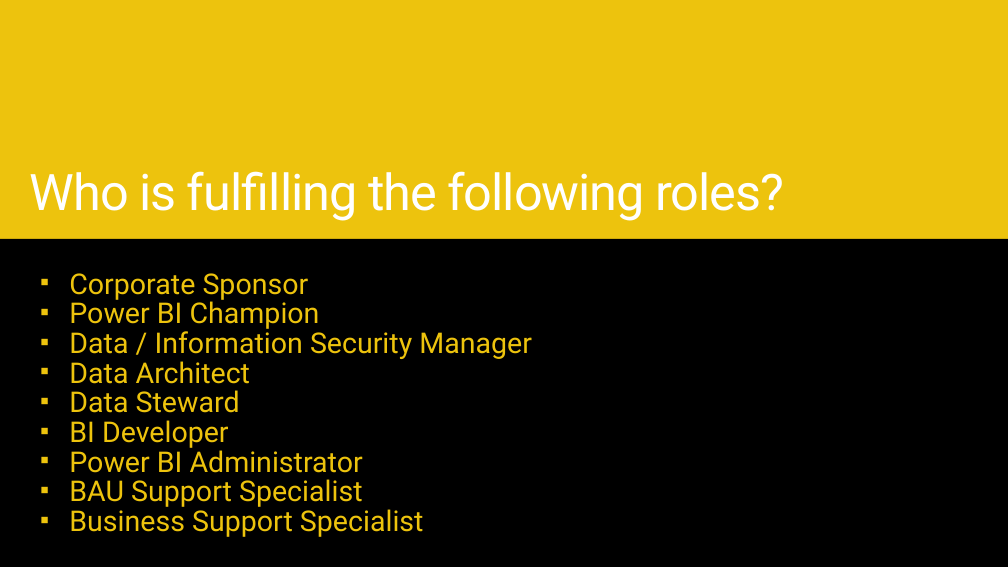
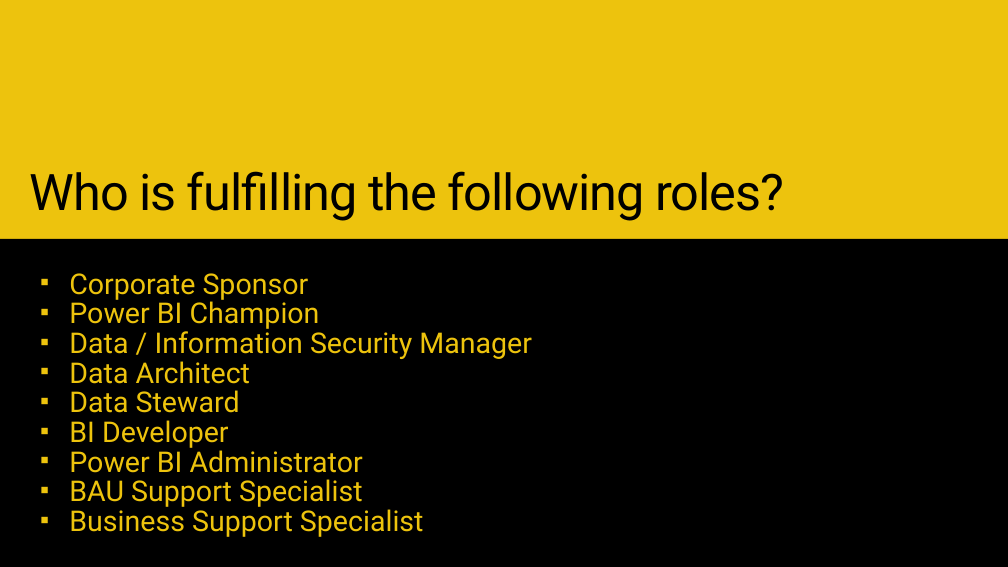
Before and after one commit to pbiaf/powerbiadoption, a slide deck: slide 11 of 1. Power BI Adoption/1.3 Power BI Adoption - Key Roles.pptx. Drawn at 1008x567 pixels with LibreOffice and Linux fonts; fonts in the diff are those of the drawing; background and template pictures are left out. Boxes give left, top, right and bottom in pixels: in the first picture for what was removed or moved away, otherwise in the second. Text is boxed around its words. In the diff, an @@ line names an element or a change of style, - is before the commit and + after.

```diff
--- a/1. Power BI Adoption/1.3 Power BI Adoption - Key Roles.pptx
+++ b/1. Power BI Adoption/1.3 Power BI Adoption - Key Roles.pptx
@@ title "Who is fulfilling the following ..." at bbox=[30, 171, 784, 221]: text colour #FFFFFF to #000000 @@
```
Also in this commit, not shown: 2 other files.
